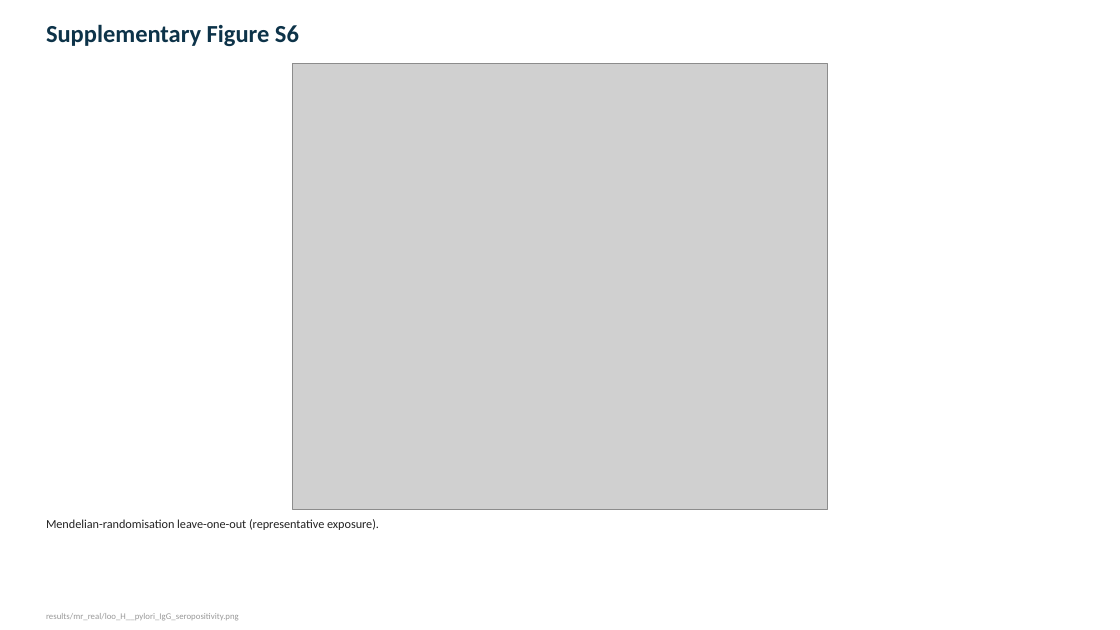
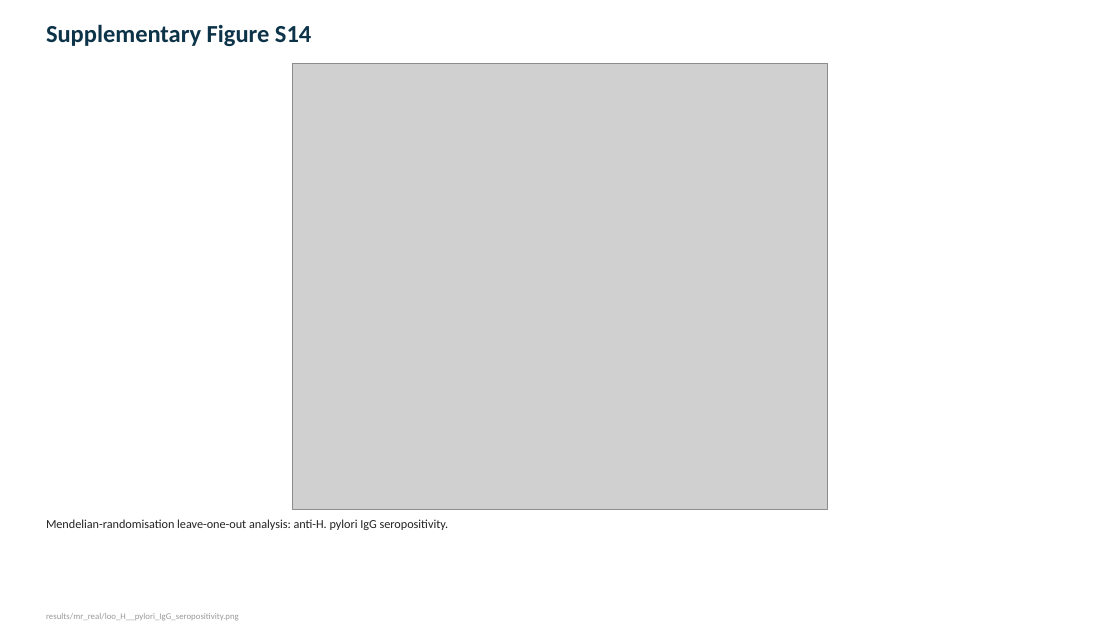
Before and after one commit to sreyacv1/GASTRIC-CANCER, a slide deck: slide 45 of FIGURES.pptx (slide 15 before the commit). Drawn at 1120x630 pixels with LibreOffice and Linux fonts; fonts in the diff are those of the drawing; grey boxes stand for pictures. Boxes give left, top, right and bottom in pixels: in the first picture for what was removed or moved away, otherwise in the second. Text is boxed around its words. In the diff, an @@ line names an element or a change of style, - is before the commit and + after.

Commit message:
Fully un-panel main figures 1-8 into 49 single-panel images; regenerate Fig1-4 panels from source

```diff
--- a/FIGURES.pptx
+++ b/FIGURES.pptx
@@ text at (46, 24, 311, 46): text changed @@
-Supplementary Figure S6
+Supplementary Figure S14
@@ text at (46, 519, 449, 530): text changed @@
-Mendelian-randomisation leave-one-out (representative exposure).
+Mendelian-randomisation leave-one-out analysis: anti-H. pylori IgG seropositivity.
```
Also in this commit, not shown: 26 other slides changed, 23 slides added, 2 slides removed, 14 other files.
